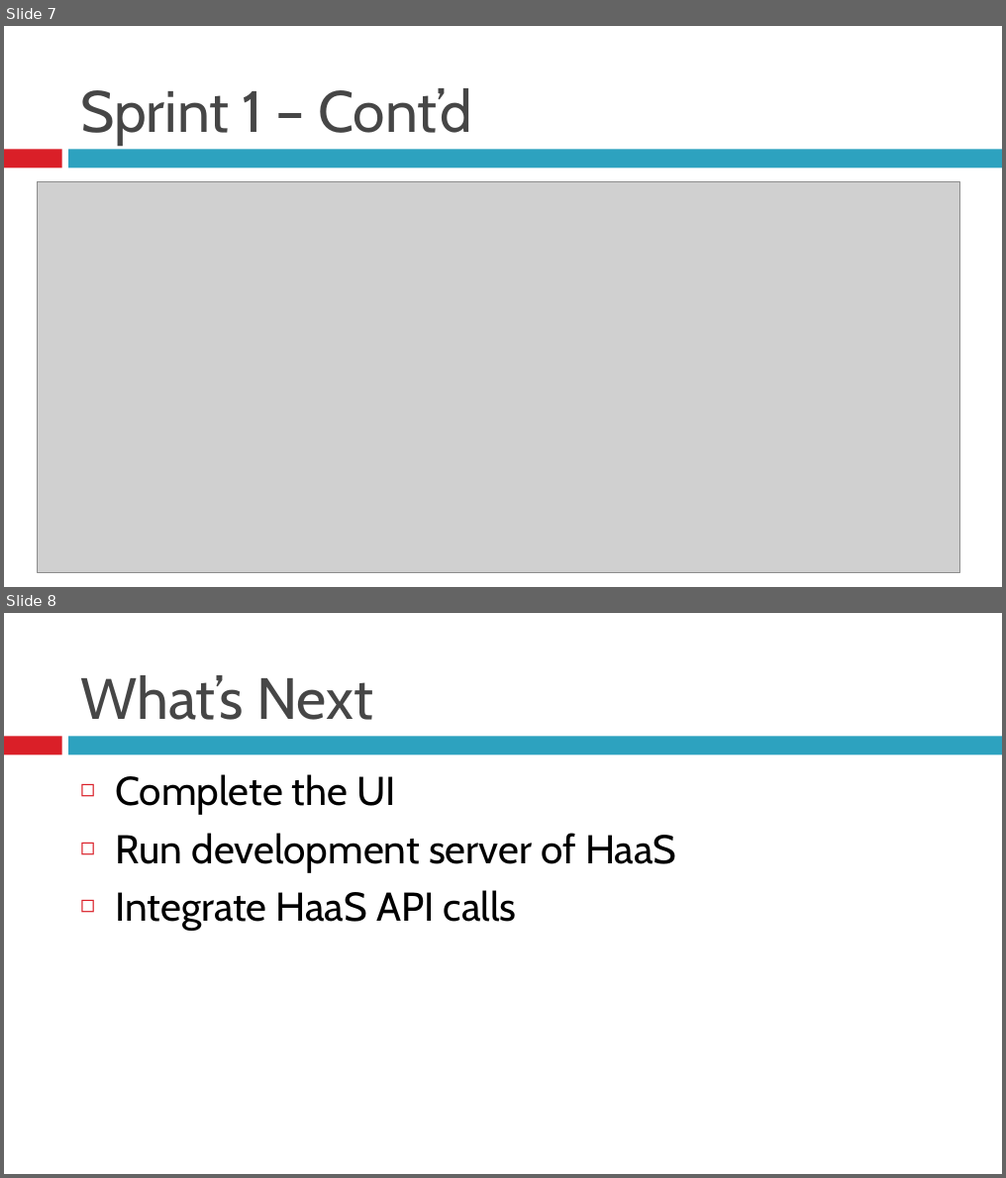
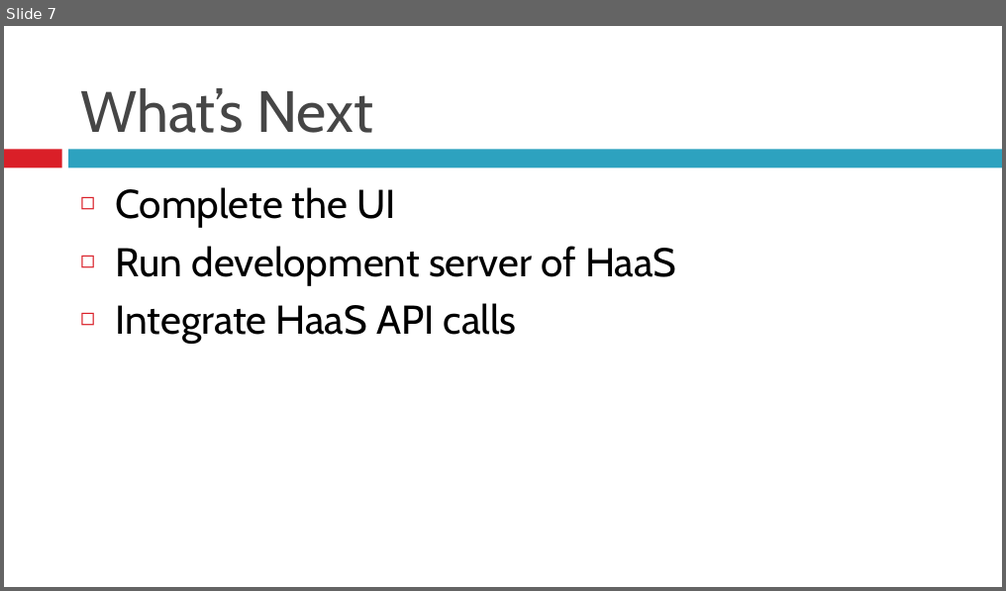
Before and after one commit to BU-EC500-SP15/moc-gui-plugins, a slide deck: Documentation/MOCUIPlugin-Demo1.pptx. Shown one above the other, each under a label of ours: slides 7 and 8 before the commit, slide 7 after it. The pictures are 1006x1178 and 1006x591 pixels, drawn with LibreOffice and Linux fonts; fonts in the diff are those of the drawing; grey boxes stand for pictures. Boxes give left, top, right and bottom in pixels: in the first picture for what was removed or moved away, otherwise in the second. Text is boxed around its words. In the diff, an @@ line names an element or a change of style, - is before the commit and + after.

```diff
--- a/Documentation/MOCUIPlugin-Demo1.pptx
+++ b/Documentation/MOCUIPlugin-Demo1.pptx
@@ slide 7 removed at (4,26,1002,587), background #FFFFFF; not listed: 2 template elements that a slide beside it also shows @@
@@ title removed at (80,88,473,144) @@
-Sprint 1 – Cont’d
@@ picture removed at (37,181,960,572) @@
@@ what was slide 8 is now slide 7 @@
```
Also in this commit, not shown: 1 slide changed.
